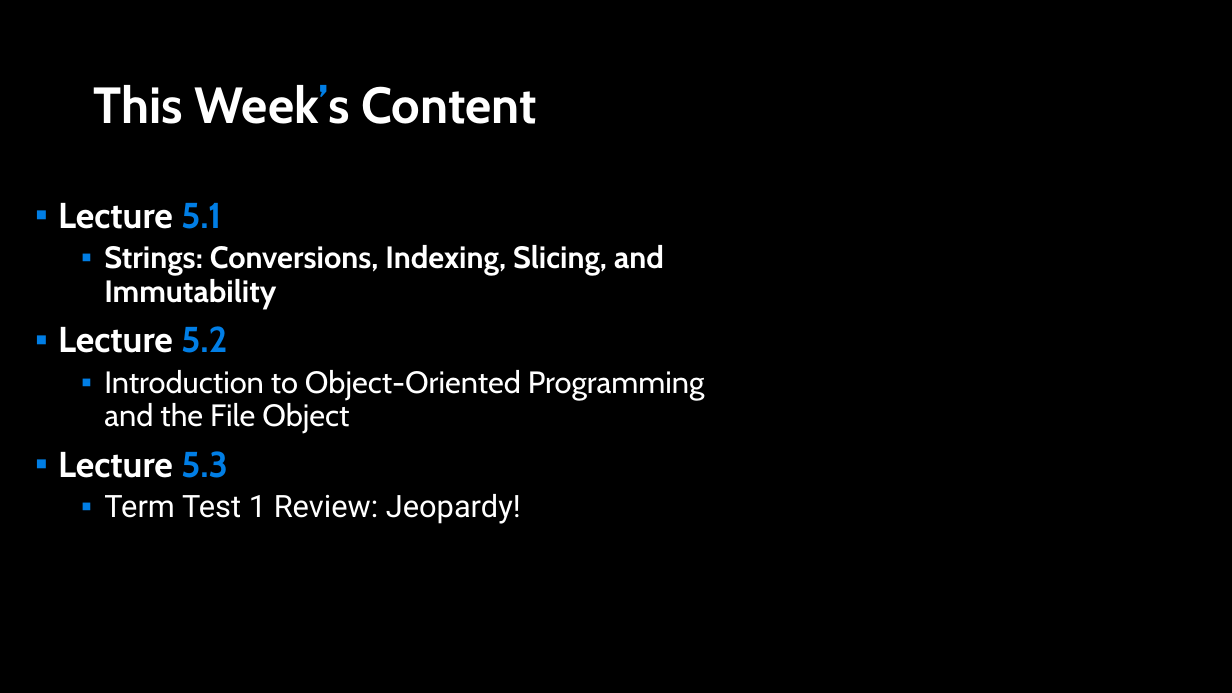
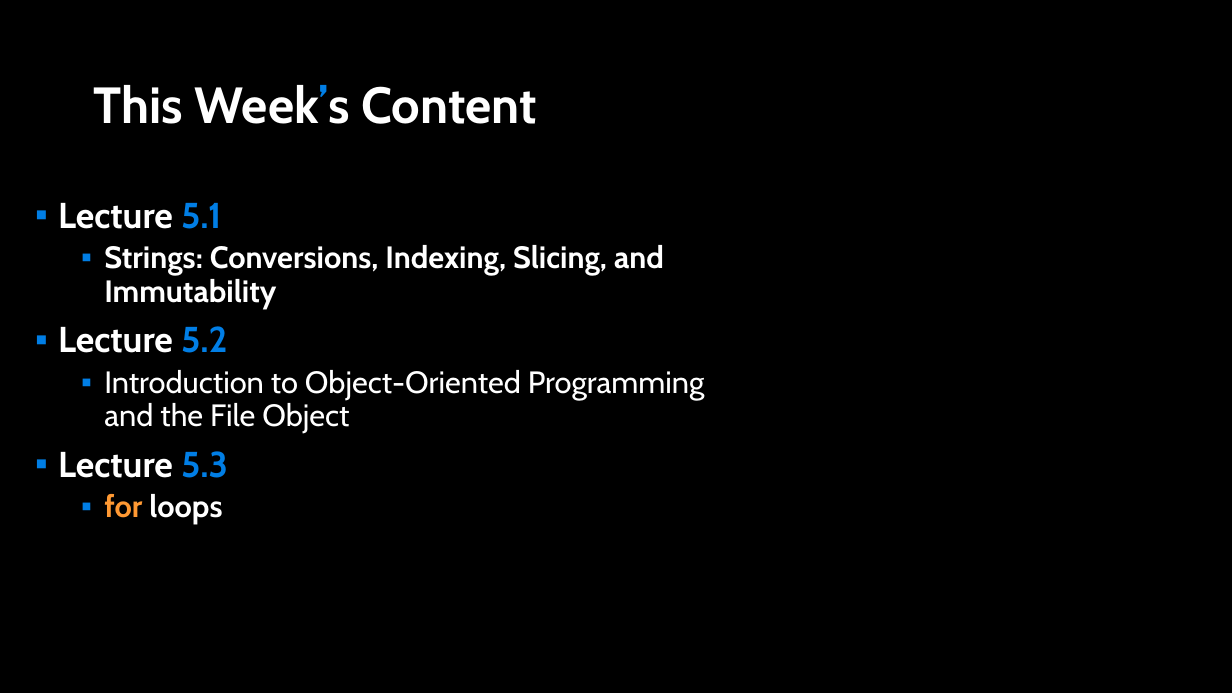
Before and after one commit to APS106/APS106-winter-2026-goodfellow-sutton, a slide deck: slide 2 of lectures/week5/lecture1/slides/week5_lecture1.pptx. Drawn at 1232x693 pixels with LibreOffice and Linux fonts; fonts in the diff are those of the drawing; background and template pictures are left out. Boxes give left, top, right and bottom in pixels: in the first picture for what was removed or moved away, otherwise in the second. Text is boxed around its words. In the diff, an @@ line names an element or a change of style, - is before the commit and + after.

```diff
--- a/lectures/week5/lecture1/slides/week5_lecture1.pptx
+++ b/lectures/week5/lecture1/slides/week5_lecture1.pptx
@@ text at (x1=104, y1=494, x2=222, y2=524): text changed; font Roboto to Cabin; bold on @@
-  ▪ Term Test 1 Review: Jeopardy!
+  ▪ for loops
```
Also in this commit, not shown: 6 other slides changed, 2 slides removed, 1 other file.
